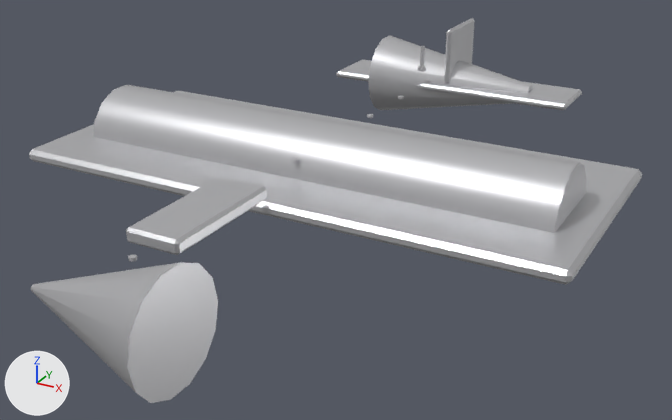
Two versions of the glTF model prototype/assets/models/hulls/fuselage_hull.glb, one commit apart.
Camera for both pictures: a 50 mm lens placed at (3.19, -5.8, 2.48), pointed at (0.13, -0.24, -0.3). Arrows for +X, +Y and +Z are at lower left; the lights stay in place. The picture after the commit comes second. Vertices at exactly the same position are counted once.

Before the edit, the objects in view are built like this:
```python
me_fuselage_hull_mesh = bpy.data.meshes.new('fuselage_hull_mesh')
me_fuselage_hull_mesh.from_pydata(...)  # 920 vertices, 1740 faces; spans x -2.1..2.1, y -2.97..2.74, z -0.36..0.56
me_fuselage_hull_mesh.materials.append(mat_fuselage_hull_mat)  # light grey #cbcbce
ob_fuselage_hull = bpy.data.objects.new('fuselage_hull', me_fuselage_hull_mesh)
ob_fuselage_hull.location = (0.0, 0.0, 0.0)
```
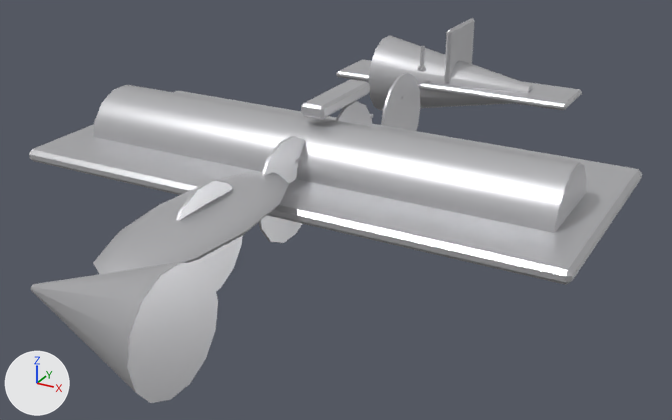
Commit message: Hull massing redesign: fuselage_hull wing fairing/ribs/canopy (spec item 9)

What differs and where, as boxes (x1, y1, x2, y2) in the pictures (672 x 420 px; the box of a moved part takes in the faces that stretch with it):
part 1 of me_fuselage_hull_mesh, added
    after: (176, 180, 243, 291)
part 2 of me_fuselage_hull_mesh, added
    after: (259, 136, 305, 243)
part 3 of me_fuselage_hull_mesh, added
    after: (336, 101, 372, 127)
part 4 of me_fuselage_hull_mesh, added
    after: (381, 73, 421, 131)
part 5 of me_fuselage_hull_mesh, added
    after: (93, 172, 289, 274)
part 6 of me_fuselage_hull_mesh, moved or reshaped
    before: (126, 177, 267, 255)
    after: (301, 79, 370, 119)

The change in detail:
me_fuselage_hull_mesh is used by ob_fuselage_hull; location (0.0, 0.0, 0.0).
me_fuselage_hull_mesh had 920 vertices, 1740 faces and spanned x -2.1..2.1, y -2.97..2.74, z -0.36..0.56.
me_fuselage_hull_mesh now has 1166 vertices, 2204 faces and spans x -2.1..2.1, y -2.97..2.74, z -0.37..0.56.
me_fuselage_hull_mesh part 1: a new loose piece, a 14-sided cylinder along x spanning x -0.01..0.01, y -2.022..-1.264, z -0.37..0.37, in mat_fuselage_hull_mat (light grey #cbcbce).
me_fuselage_hull_mesh part 2: a new loose piece, a 14-sided cylinder along x spanning x -0.01..0.01, y -1.092..-0.334, z -0.37..0.37, in mat_fuselage_hull_mat (light grey #cbcbce).
me_fuselage_hull_mesh part 3: a new loose piece, a 14-sided cylinder along x spanning x -0.01..0.01, y -0.162..0.596, z -0.37..0.37, in mat_fuselage_hull_mat (light grey #cbcbce).
me_fuselage_hull_mesh part 4: a new loose piece, a 14-sided cylinder along x spanning x -0.01..0.01, y 0.768..1.526, z -0.37..0.37, in mat_fuselage_hull_mat (light grey #cbcbce).
me_fuselage_hull_mesh part 5: a new loose piece, a UV sphere (12 segments, 8 rings, poles along z) spanning x -0.34..0.34, y -2.57..-0.84, z 0.08..0.25, in mat_fuselage_hull_mat (light grey #cbcbce).
me_fuselage_hull_mesh part 6: the loose piece of 24 vertices spanning x -0.19..0.19, y -2.17..-1.24, z 0.16..0.26 is scaled about its middle by (0.455, 0.794, 1.04), then moved by (0.0, 1.71, 0.26).
Other edits to the shape of me_fuselage_hull_mesh do not show in these pictures.
